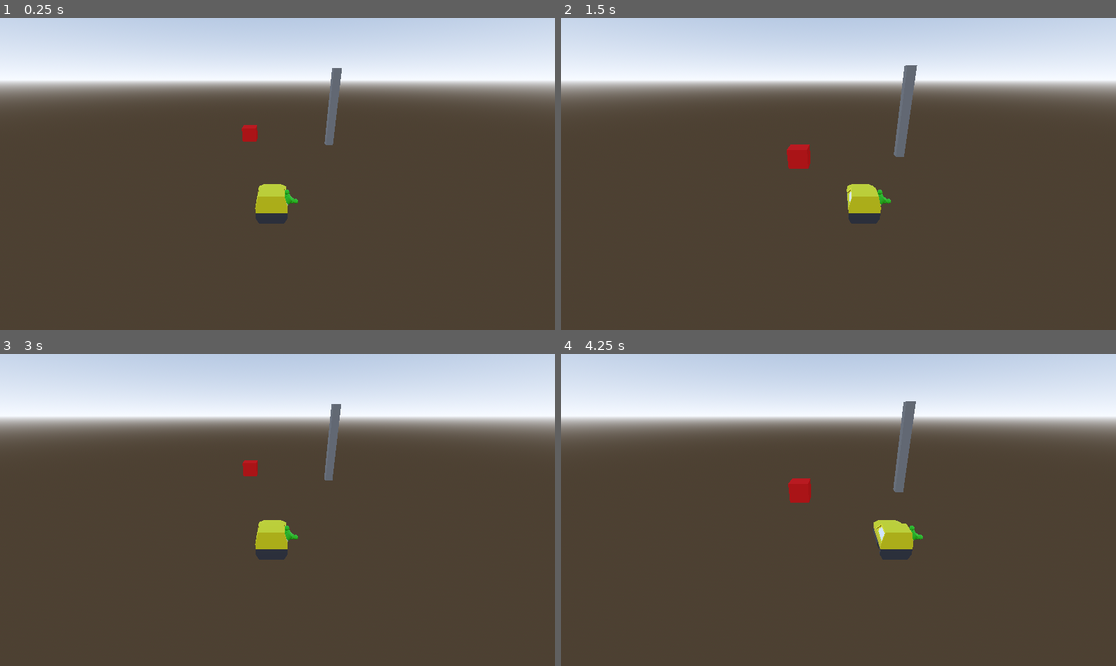
Above: before the commit, frames 1-4 (two rows, left to right).
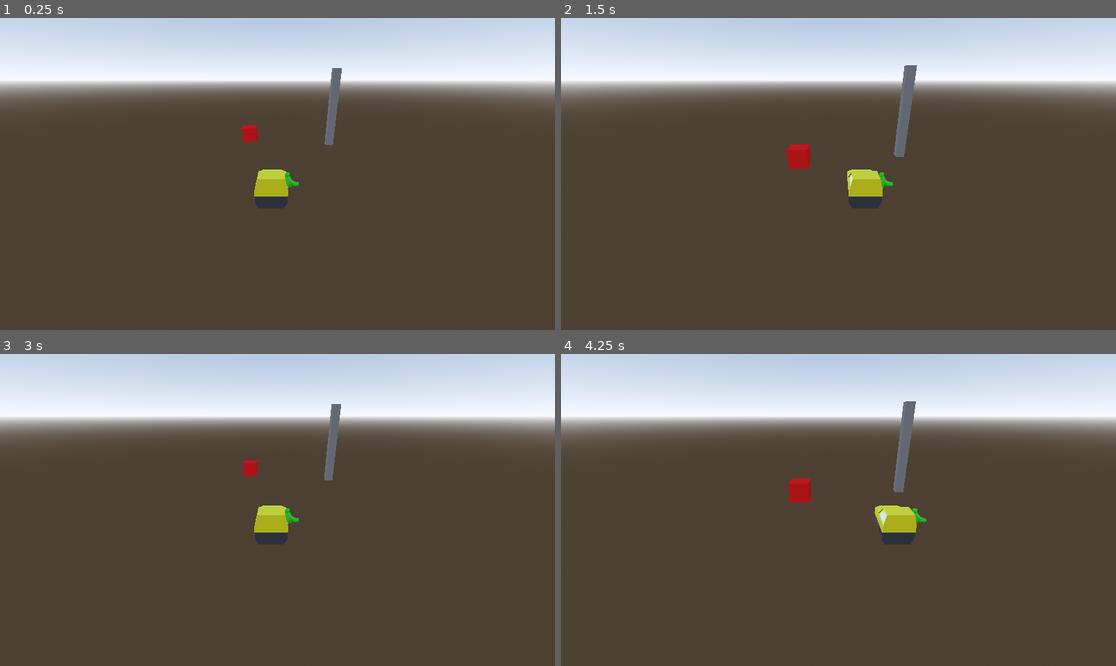
Above: after the commit, the same moments.

Repository: the-g-force/ClownTown
Game: Godot game, scene res://world.tscn
Same seed, same stepped clock (60 frames per second), same inputs: the game is played once before the commit and once after it.
Inputs:
- Up to frame 1 (0.25 s): no input
- Up to frame 2 (1.5 s): hold D (move_right) 0.53-1.28 s; hold A (move_left) from 1.28 s (still down)
- Up to frame 3 (3 s): release A (move_left) at 2.03 s; hold D (move_right) 2.03-2.75 s; click "Play A Goon" at 2.75 s
- Up to frame 4 (4.25 s): hold D (move_right) from 3.53 s (still down)

The runs differ from the first frame. In frame 1, 1.1% of the frame differs, in the area x 45-54%, y 48-66%; in frame 2, 1.1%; in frame 3, 1.1%; in frame 4, 1.2%, in the area x 56-66%, y 48-66%.

Commit message:
Put player at origin

Diff:
--- a/project/player/player.tscn
+++ b/project/player/player.tscn
@@ -10,8 +10,10 @@
 script = ExtResource("1_i2emj")
 
 [node name="CollisionShape3D" type="CollisionShape3D" parent="."]
+transform = Transform3D(1, 0, 0, 0, 1, 0, 0, 0, 1, 0, 0.6, 0)
 shape = SubResource("BoxShape3D_6d70y")
 
 [node name="clown_car" parent="." instance=ExtResource("2_mjiaw")]
+transform = Transform3D(1, 0, 0, 0, 1, 0, 0, 0, 1, 0, 0.6, 0)
 
 [connection signal="body_entered" from="." to="." method="_on_body_entered"]
